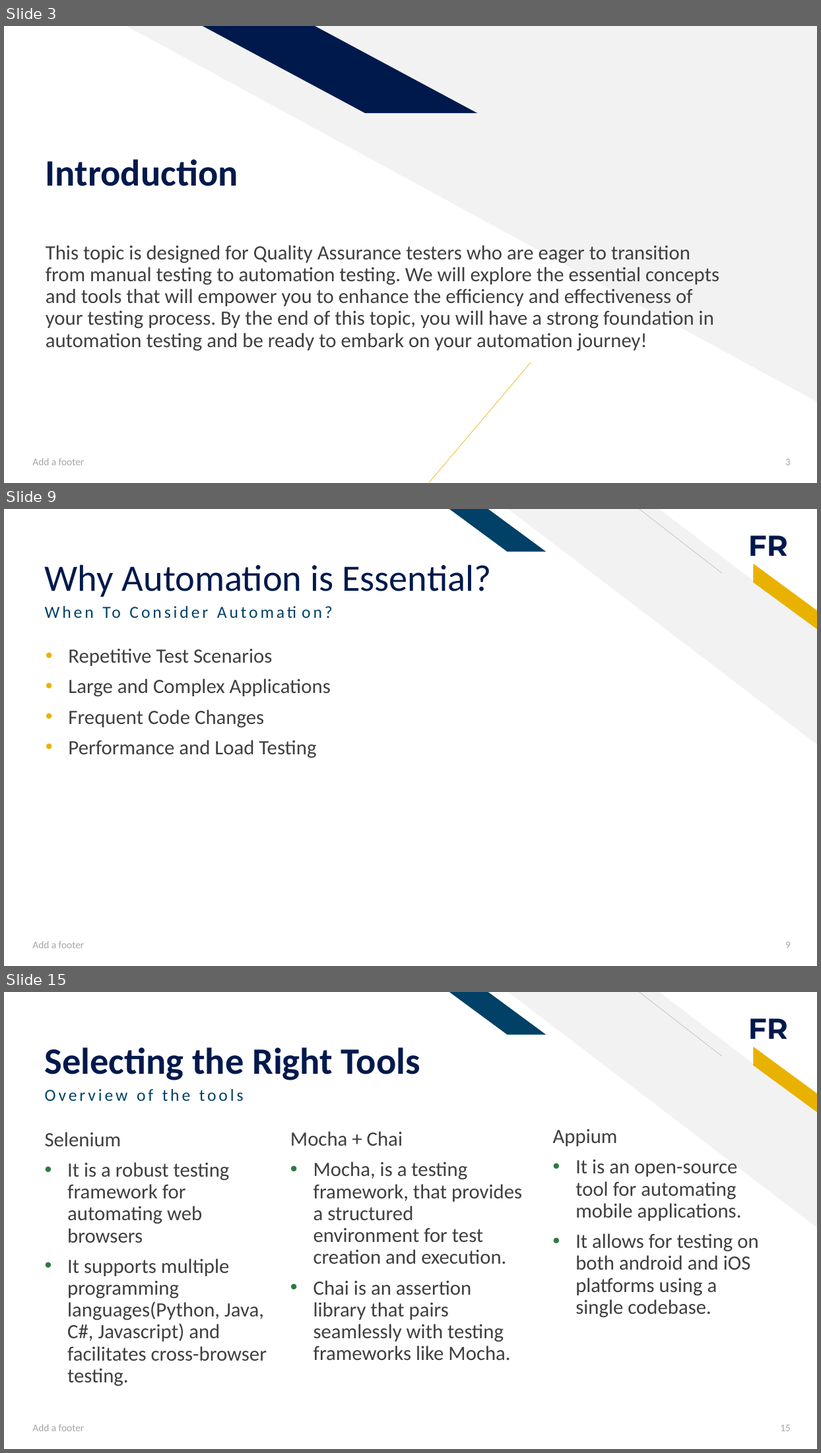
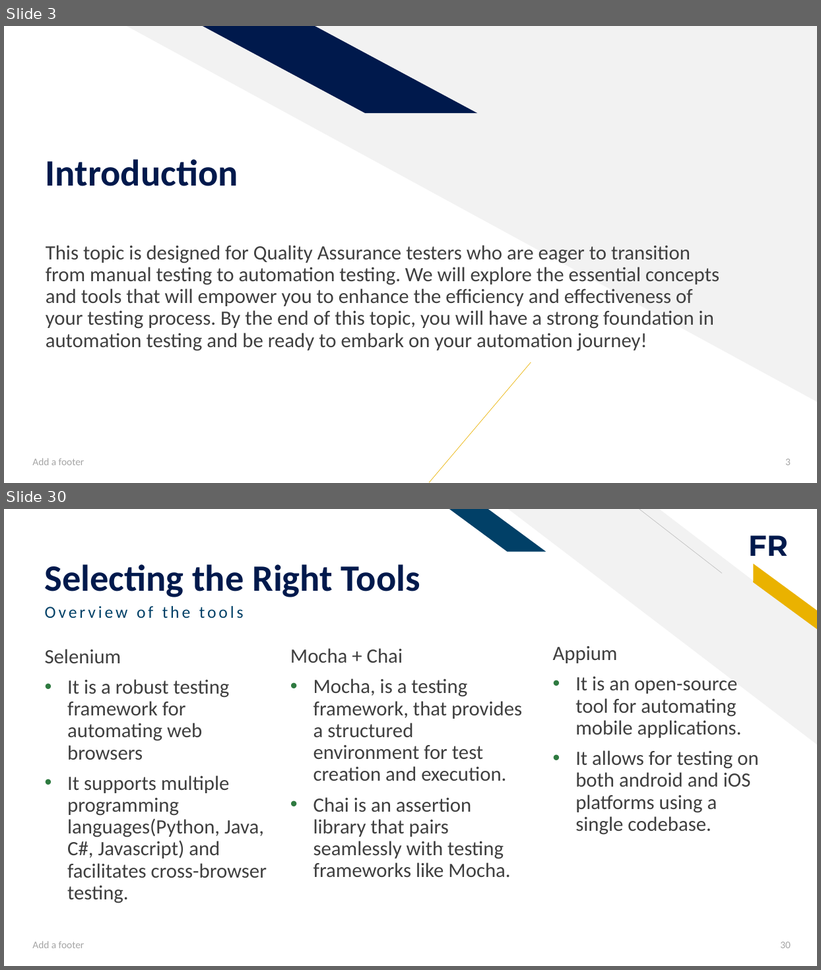
Before and after one commit to ivymorenomt/TestConferenceGuild, a slide deck: docs/From Manual to Automation.pptx. Shown one above the other, each under a label of ours: slides 3, 9 and 15 before the commit, slides 3 and 30 after it; the slides between them are not shown. The pictures are 821x1453 and 821x970 pixels, drawn with LibreOffice and Linux fonts; fonts in the diff are those of the drawing. Boxes give left, top, right and bottom in pixels: in the first picture for what was removed or moved away, otherwise in the second. Text is boxed around its words. In the diff, an @@ line names an element or a change of style, - is before the commit and + after.

```diff
--- a/docs/From Manual to Automation.pptx
+++ b/docs/From Manual to Automation.pptx
@@ slide 9 removed at box(4, 509, 817, 966), background #FFFFFF; not listed: 5 template elements that a slide beside it also shows @@
@@ title removed at box(45, 564, 492, 597) @@
-Why Automation is Essential?
@@ text removed at box(102, 607, 121, 618) @@
-When To Consider Automation?
@@ text removed at box(68, 648, 331, 758) @@
-• Repetitive Test Scenarios
-• Large and Complex Applications
-• Frequent Code Changes
-• Performance and Load Testing
@@ text removed at box(32, 941, 85, 949) @@
-Add a footer
@@ page number removed at box(785, 942, 791, 949) @@
-9
@@ what was slide 15 is now slide 30 @@
@@ page number at box(780, 942, 791, 949): text changed @@
-15
+30
```
Also in this commit, not shown: 15 slides changed, 10 slides added, 1 other slide removed, 4 other files.
